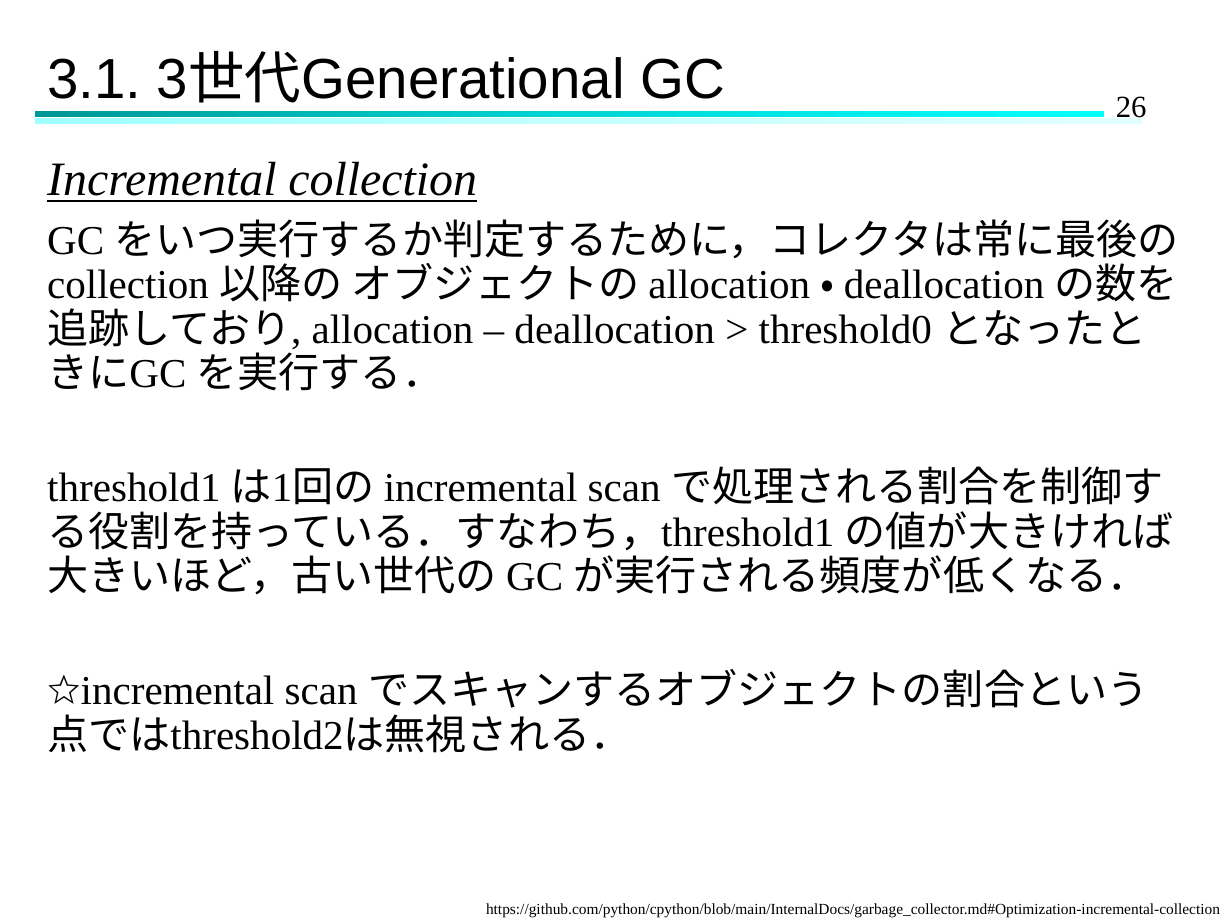
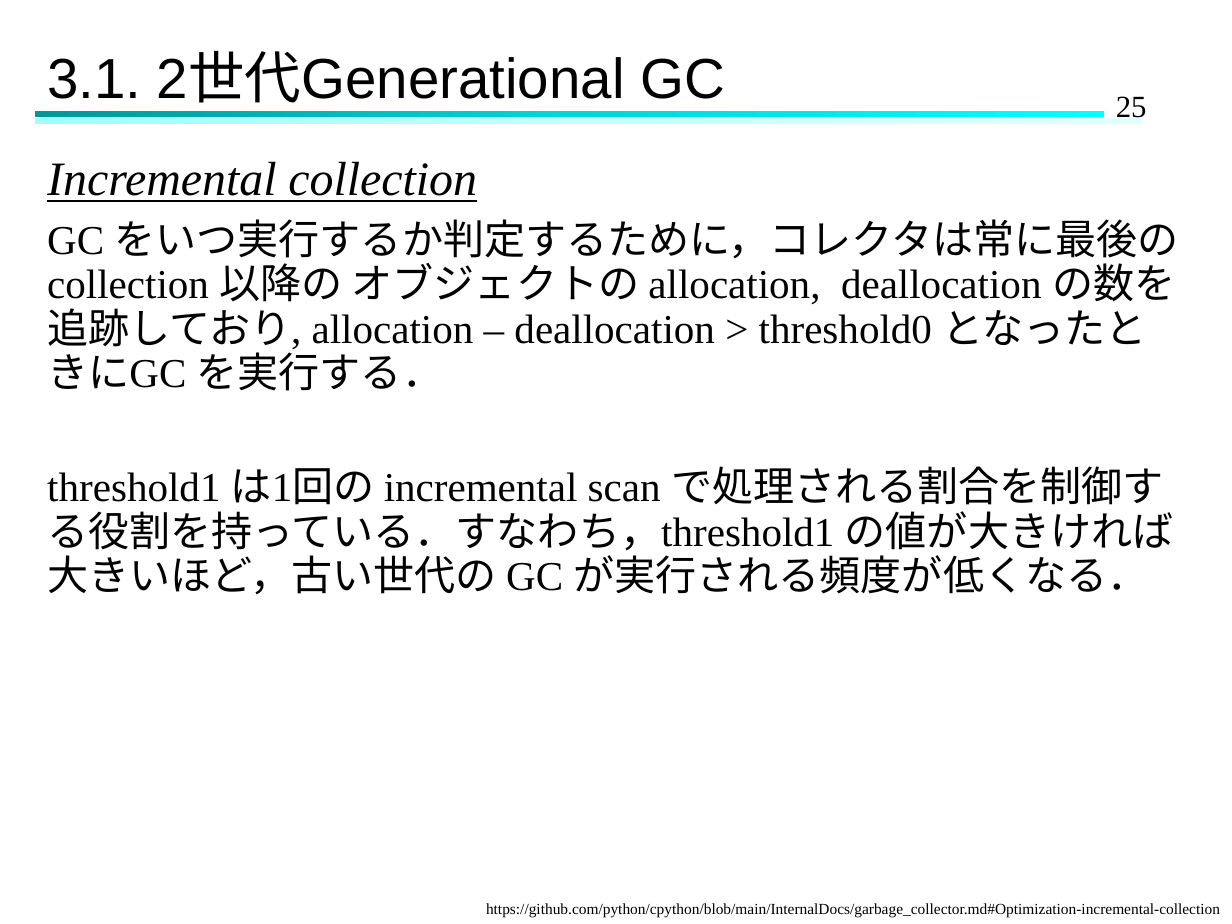
Before and after one commit to Hinata-Mikami/HinataMikami, a slide deck: slide 25 of 研究室関連/ゼミ/2024.11.27ゼミ.pptx (slide 26 before the commit). Drawn at 1232x924 pixels with LibreOffice and Linux fonts; fonts in the diff are those of the drawing. Boxes give left, top, right and bottom in pixels: in the first picture for what was removed or moved away, otherwise in the second. Text is boxed around its words. In the diff, an @@ line names an element or a change of style, - is before the commit and + after.

```diff
--- a/研究室関連/ゼミ/2024.11.27ゼミ.pptx
+++ b/研究室関連/ゼミ/2024.11.27ゼミ.pptx
@@ title at [47, 53, 725, 103]: text changed @@
-3.1. 3世代Generational GC
+3.1. 2世代Generational GC
@@ page number at [1116, 96, 1147, 118]: text changed @@
-26
+25
@@ text at [47, 219, 1179, 391]: text changed @@
-GC をいつ実行するか判定するために，コレクタは常に最後のcollection 以降の オブジェクトの allocation ・ deallocation の数を 追跡しており, allocation – deallocation > threshold0 となったときにGC を実行する．
+GC をいつ実行するか判定するために，コレクタは常に最後のcollection 以降の オブジェクトの allocation, deallocation の数を 追跡しており, allocation – deallocation > threshold0 となったときにGC を実行する．
@@ text at [47, 669, 1148, 753]: paragraph removed @@
-☆incremental scan でスキャンするオブジェクトの割合という点ではthreshold2は無視される．
```
Also in this commit, not shown: 15 other slides changed, 1 slide removed.
